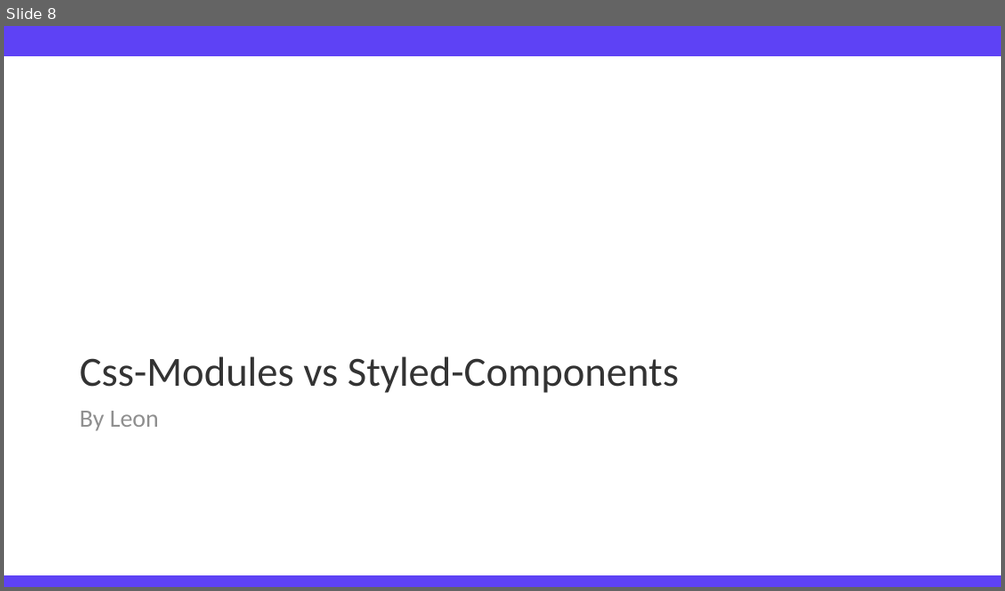
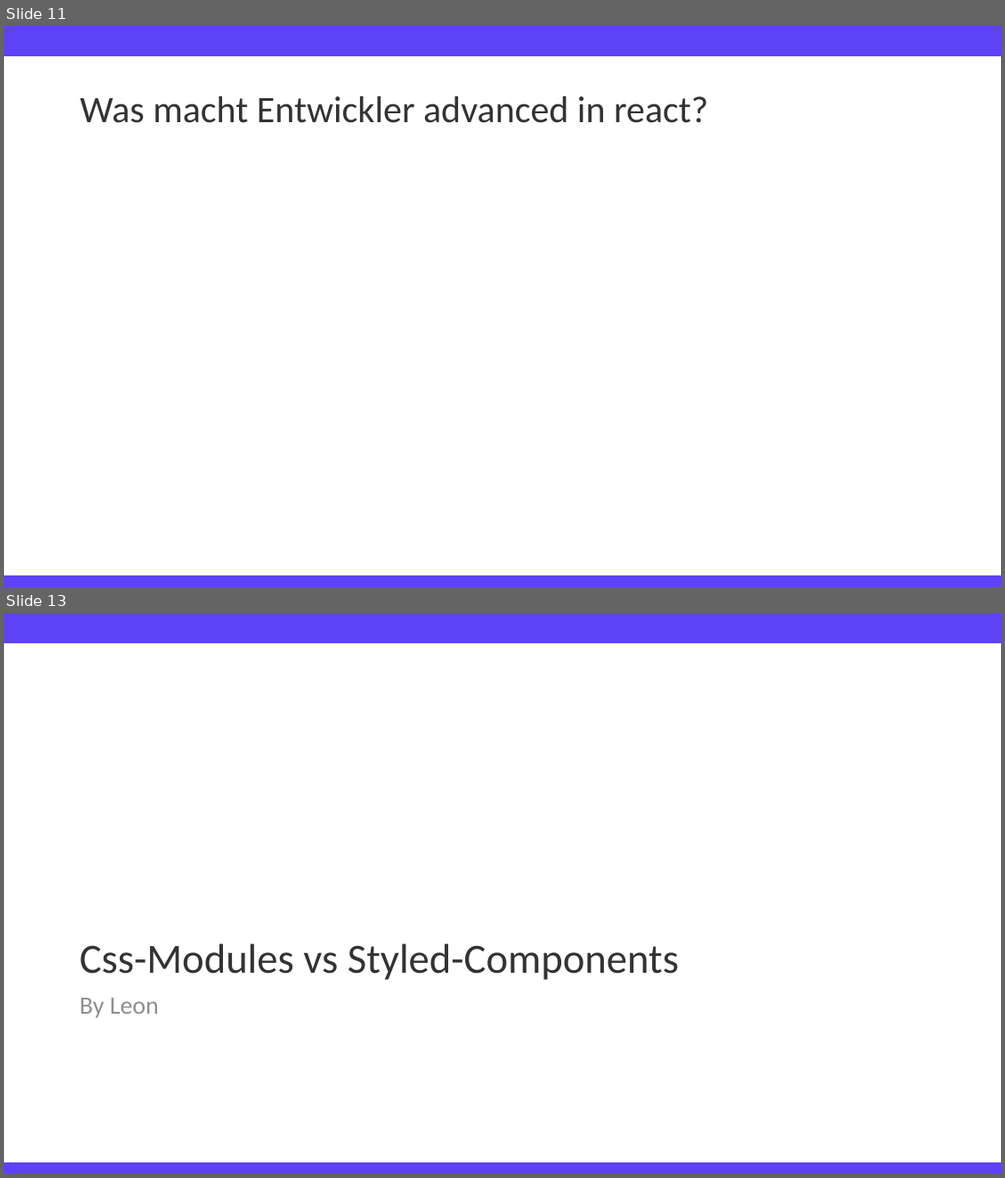
Before and after one commit to TimFehrmannAclue/techlabor_trainings_react_advanced, a slide deck: training_react_advanced.pptx. Shown one above the other, each under a label of ours: slide 8 before the commit, slides 11 and 13 after it; the slides between them are not shown. The pictures are 1005x591 and 1005x1178 pixels, drawn with LibreOffice and Linux fonts; fonts in the diff are those of the drawing; background and template pictures are left out. Boxes give left, top, right and bottom in pixels: in the first picture for what was removed or moved away, otherwise in the second. Text is boxed around its words. In the diff, an @@ line names an element or a change of style, - is before the commit and + after.

```diff
--- a/training_react_advanced.pptx
+++ b/training_react_advanced.pptx
@@ slide 11 added at (4, 26, 1001, 587), background #FFFFFF; not listed: 2 template elements that a slide beside it also shows @@
@@ title added at (80, 96, 708, 123), 36 pt, text #333333 @@
+Was macht Entwickler advanced in react?
@@ what was slide 8 is now slide 13 @@
```
Also in this commit, not shown: 3 slides changed, 34 other slides added, 4 slides removed.
